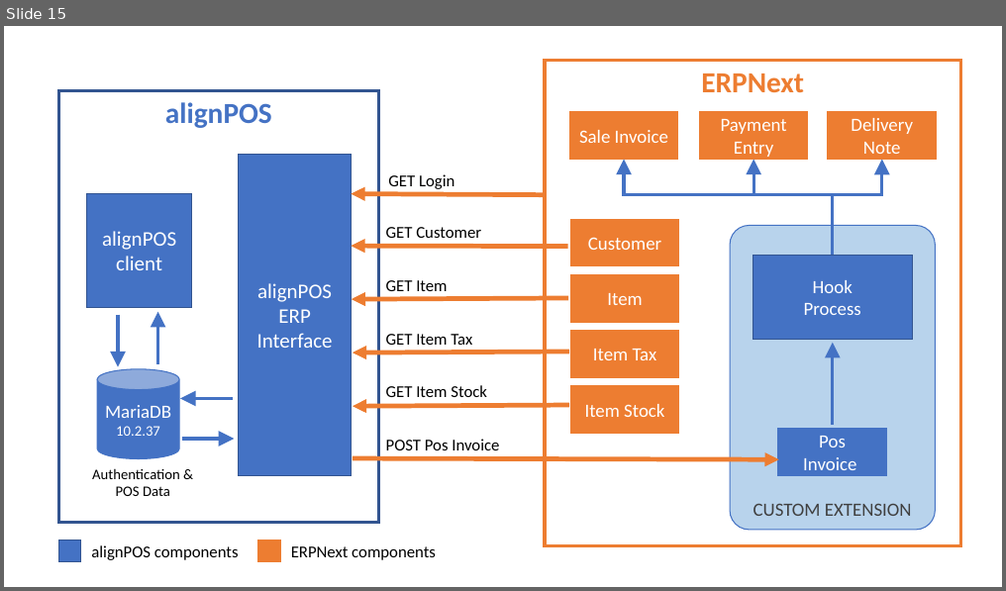
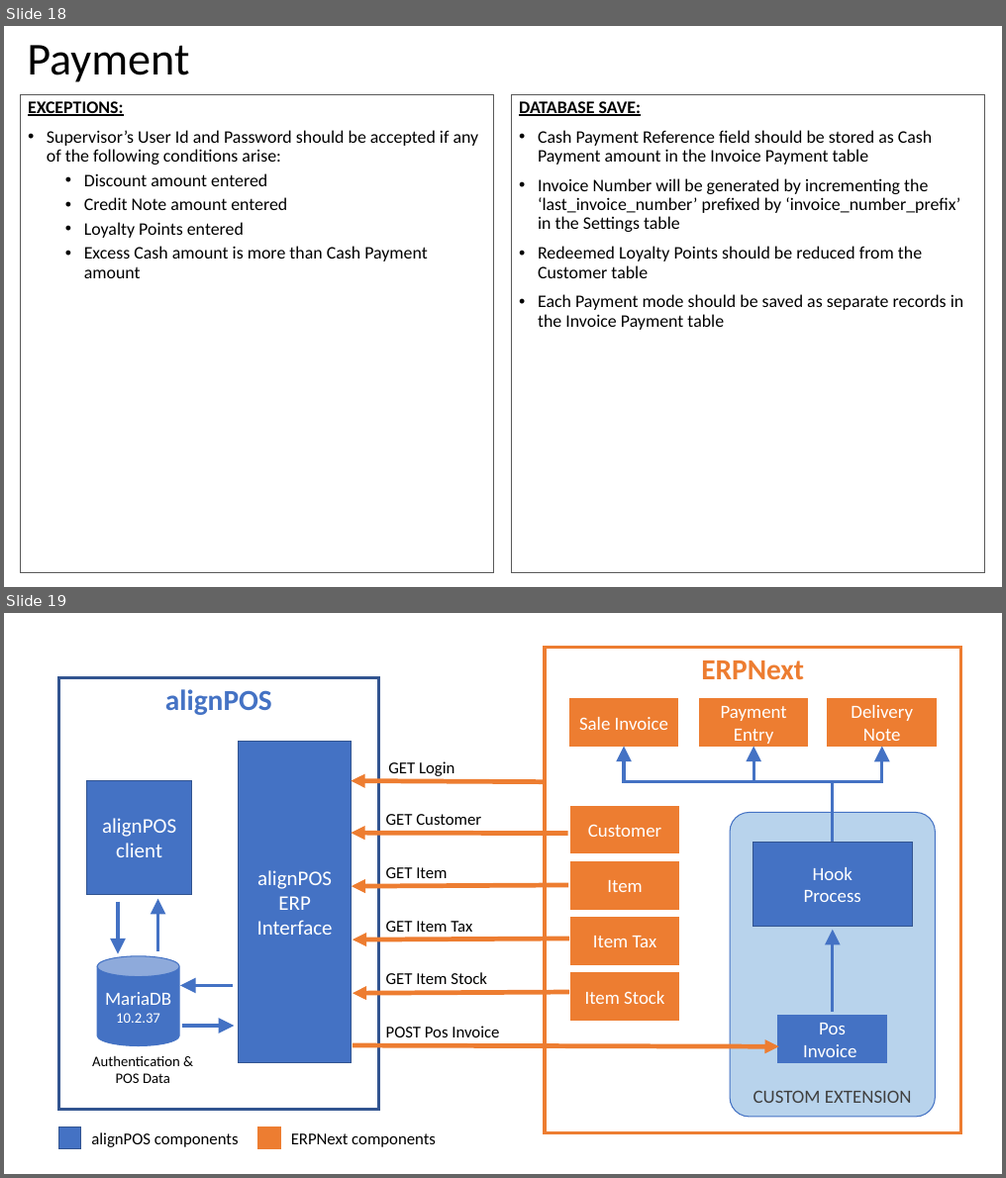
Before and after one commit to valignit/Documents, a slide deck: brief-specs.pptx. Shown one above the other, each under a label of ours: slide 15 before the commit, slides 18 and 19 after it. The pictures are 1006x591 and 1006x1178 pixels, drawn with LibreOffice and Linux fonts; fonts in the diff are those of the drawing. Boxes give left, top, right and bottom in pixels: in the first picture for what was removed or moved away, otherwise in the second. Text is boxed around its words. In the diff, an @@ line names an element or a change of style, - is before the commit and + after.

```diff
--- a/brief-specs.pptx
+++ b/brief-specs.pptx
@@ slide 18 added at [4,26,1002,587], background #FFFFFF @@
@@ title added at [27,45,189,82], 44 pt, text #000000 @@
+Payment
@@ rectangle added at [21,95,494,573], outline #595959 0.75 pt, 17 pt, text #000000 @@
+EXCEPTIONS:
+• Supervisor’s User Id and Password should be accepted if any of the following conditions arise:
+  • Discount amount entered
+  • Credit Note amount entered
+  • Loyalty Points entered
+  • Excess Cash amount is more than Cash Payment amount
@@ rectangle added at [512,95,985,573], outline #595959 0.75 pt, 17 pt, text #000000 @@
+DATABASE SAVE:
+• Cash Payment Reference field should be stored as Cash Payment amount in the Invoice Payment table
+• Invoice Number will be generated by incrementing the ‘last_invoice_number’ prefixed by ‘invoice_number_prefix’ in the Settings table
+• Redeemed Loyalty Points should be reduced from the Customer table
+• Each Payment mode should be saved as separate records in the Invoice Payment table
@@ what was slide 15 is now slide 19 @@
```
Also in this commit, not shown: 19 slides changed, 4 other slides added, 1 slide removed.
